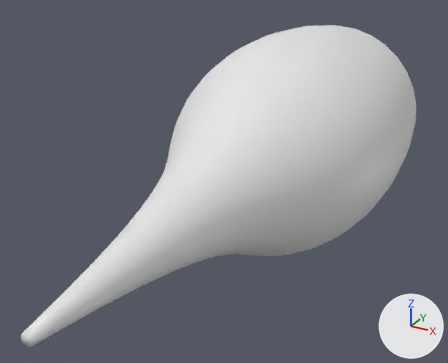
A saved change to the glTF model frontend/public/head5.glb.
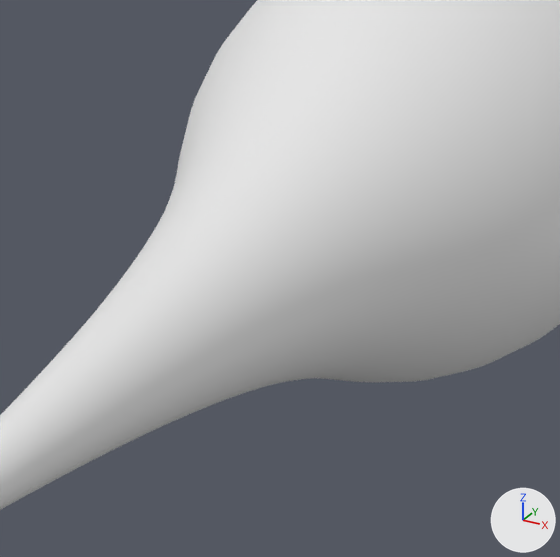
Old and new are each drawn whole from a 50 mm camera at (2.96, -15.47, 2.81) aimed at (-0.12, -9.86, 0.0) and again close up on the part from 19% to 78% of the width and 20% to 93% of the height. The axes (+X, +Y, +Z) are drawn at lower right. The lights are the same throughout. The older version's two pictures come first. Vertices at exactly the same position are counted once.

Objects in the first close-up: 'Head5'.
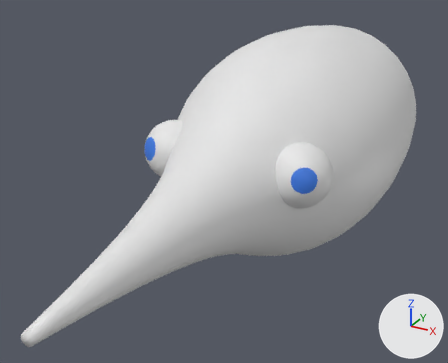
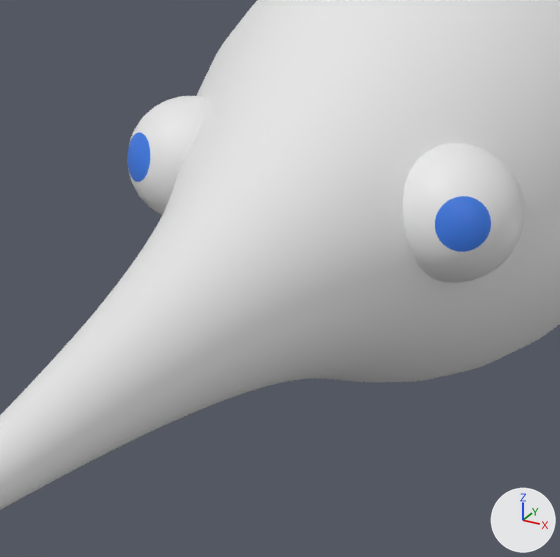
Scene script edits in JSON lines:
```json
{"op": "add", "block": "mat_material", "code": ["mat_material = principled_material('Material')", "mat_material.base_color = (0.8, 0.8, 0.8)  # white #e7e7e7"]}
{"op": "add", "block": "mat_material_001", "code": ["mat_material_001 = principled_material('Material.001')", "mat_material_001.base_color = (0.0465, 0.203, 0.8)  # blue #3d7ce7"]}
{"block": "me_headmesh5", "where": "# used by ob_head5; location = (0.0, 0.0, 0.0)"}
{"op": "remove", "block": "me_headmesh5", "code": "me_headmesh5.from_pydata(...)  # 1920 vertices, 3806 faces; spans x -1.39..1.39, y -12.99..-6.6, z -1.39..1.39"}
{"op": "add", "block": "me_headmesh5", "code": "me_headmesh5.from_pydata(...)  # 2884 vertices, 5726 faces; spans x -1.39..1.39, y -12.99..-6.6, z -1.39..1.39"}
{"block": "me_headmesh5", "change": "me_headmesh5 part 1: a new loose piece of 482 vertices spanning x 0.43..1.12, y -10.2..-9.5, z -0.09..0.61"}
{"block": "me_headmesh5", "change": "me_headmesh5 part 2: a new loose piece of 482 vertices spanning x -1.12..-0.43, y -10.2..-9.5, z -0.09..0.61"}
{"op": "add", "block": "me_headmesh5", "code": "me_headmesh5.materials.append(mat_material)  # white #e7e7e7"}
{"op": "add", "block": "me_headmesh5", "code": "me_headmesh5.materials.append(mat_material_001)  # blue #3d7ce7"}
```

Location of each change, [x1, y1, x2, y2] in pixels of the close-ups (560 x 557 px):
```json
{"part": 1, "of": "me_headmesh5", "change": "added", "after": [403, 143, 525, 283]}
{"part": 2, "of": "me_headmesh5", "change": "added", "after": [127, 96, 207, 215]}
```
